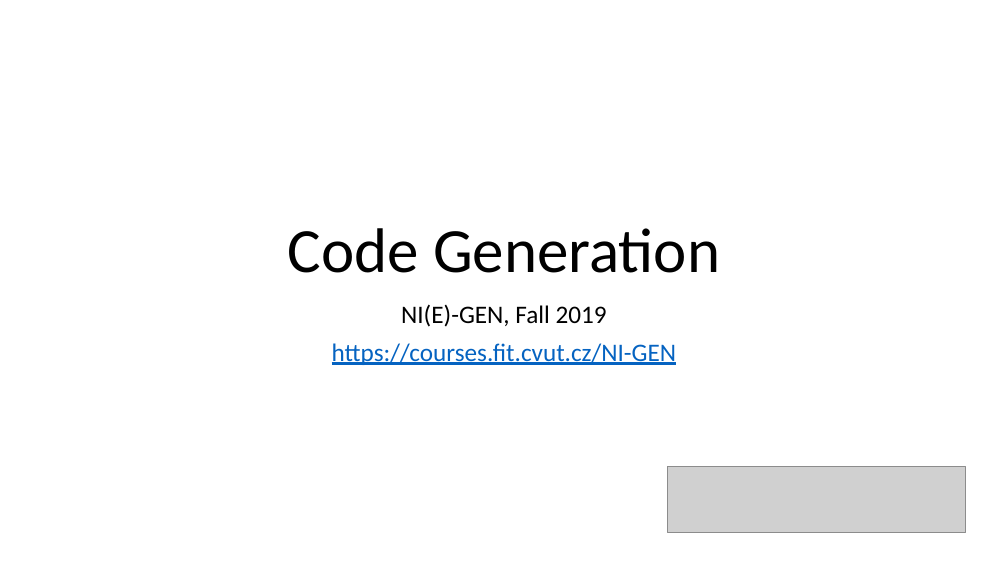
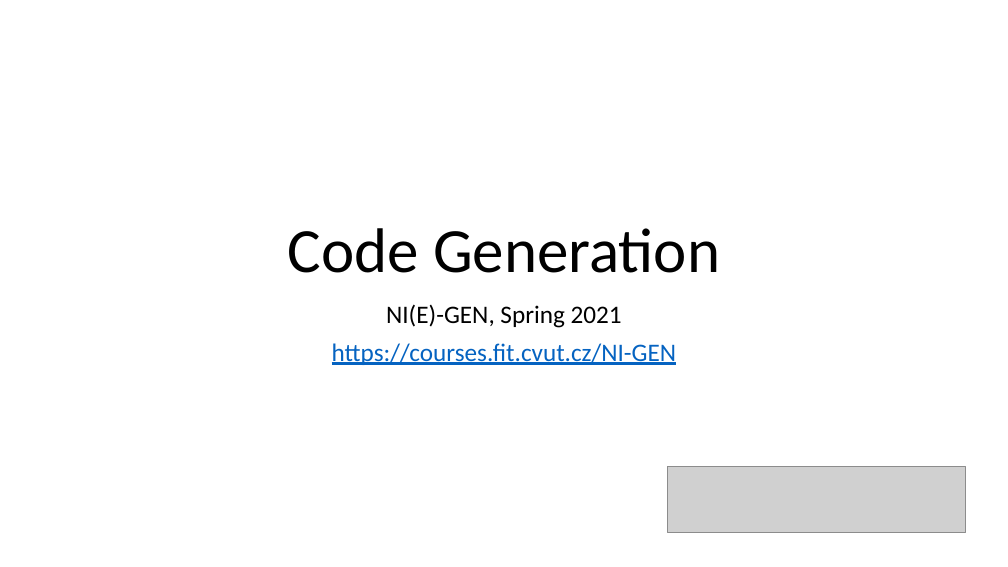
Before and after one commit to ganoliz/NI-GEN, a slide deck: slide 1 of media/NI-GEN-1.pptx. Drawn at 1008x567 pixels with LibreOffice and Linux fonts; fonts in the diff are those of the drawing; grey boxes stand for pictures. Boxes give left, top, right and bottom in pixels: in the first picture for what was removed or moved away, otherwise in the second. Text is boxed around its words. In the diff, an @@ line names an element or a change of style, - is before the commit and + after.

```diff
--- a/media/NI-GEN-1.pptx
+++ b/media/NI-GEN-1.pptx
@@ subtitle at (x1=386, y1=304, x2=622, y2=328): text changed @@
-NI(E)-GEN, Fall 2019
+NI(E)-GEN, Spring 2021
```
Also in this commit, not shown: 4 other slides changed, 19 slides added, 5 slides removed, 6 other files.
